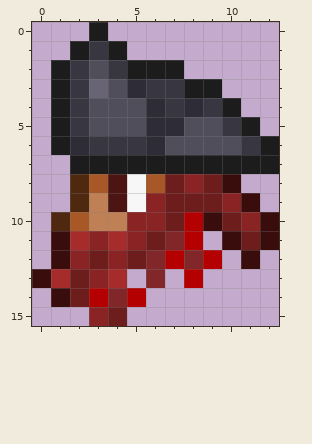
Two states of a pixel-art sprite, assets/characters/male/parts/head.png. The picture above was drawn from the file before the commit.
The file is 26x32 pixels, drawn in blocks of 2x2; one block is one cell here.
And afterwards:
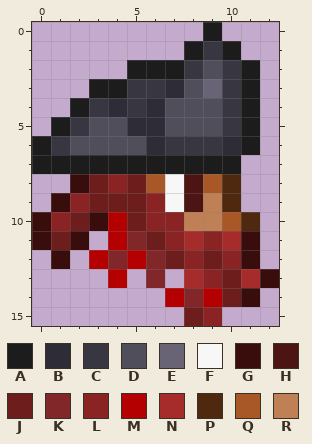
Palette (. is transparent): A #1c1c1c  B #2e2c36  C #383640  D #514e5c  E #686475  F #f7f7f7  G #3a0d0d  H #4d1414  J #6e1d1d  K #812629  L #8a2424  M #b40000  N #a62b2b  P #4f2810  Q #a85826  R #c08056
From the commit log: 让头朝向正确
Change:
@@ x 0..12 @@
- 0 ...A.........
- 1 ..ACA........
- 2 .ACDCAAA.....
- 3 .ACEDBCCAA...
- 4 .ACDDDBCBCA..
- 5 .ACDDDBBDDCA.
- 6 .ABCCCBDDDDCA
- 7 ..AAAAAAAAAAA
- 8 ..PQHFQJLJG..
- 9 ..PRHFLJJJLG.
-10 .PQRRLLJMGJLG
-11 .GNLNLJKM.GJG
-12 .GLJLJKMKM.G.
-13 GNJLN.K.M....
-14 .GJMKM.......
-15 ...LJ........
+ 0 .........A...
+ 1 ........ACA..
+ 2 .....AAACDCA.
+ 3 ...AACCBDECA.
+ 4 ..ACBCBDDDCA.
+ 5 .ACDDBBDDDCA.
+ 6 ACDDDDBCCCBA.
+ 7 AAAAAAAAAAA..
+ 8 ..GJLJQFHQP..
+ 9 .GLJJJLFHRP..
+10 GLJGMJLLRRQP.
+11 GJG.MKJLNLNG.
+12 .G.MKMKJLJLG.
+13 ....M.K.NLJNG
+14 .......MKMJG.
+15 ........JL...
